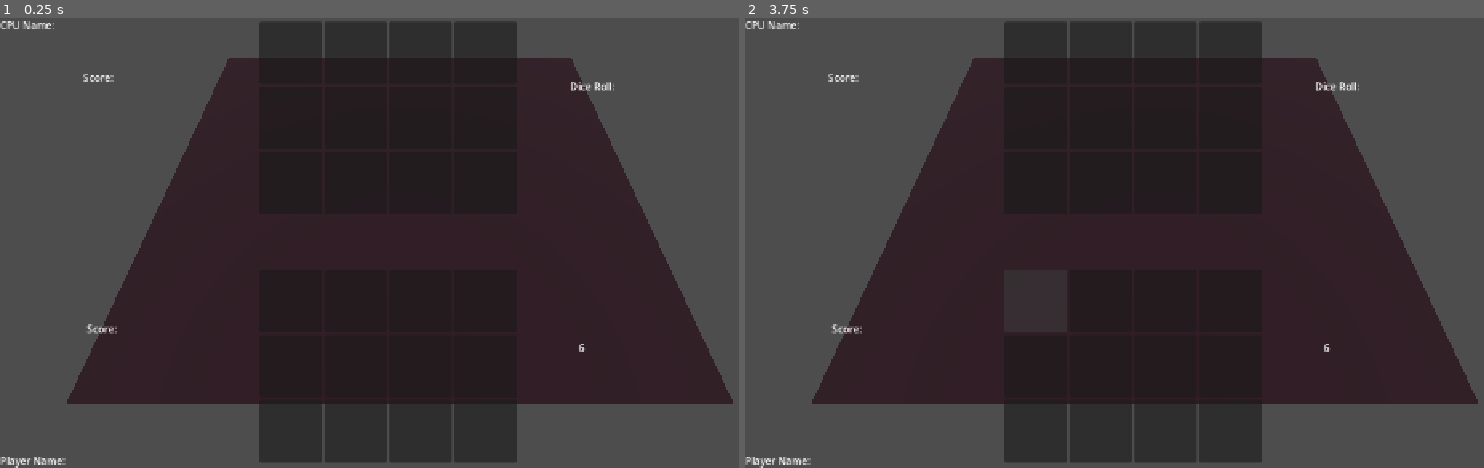
Above: before the commit, frames 1-2 (left to right).
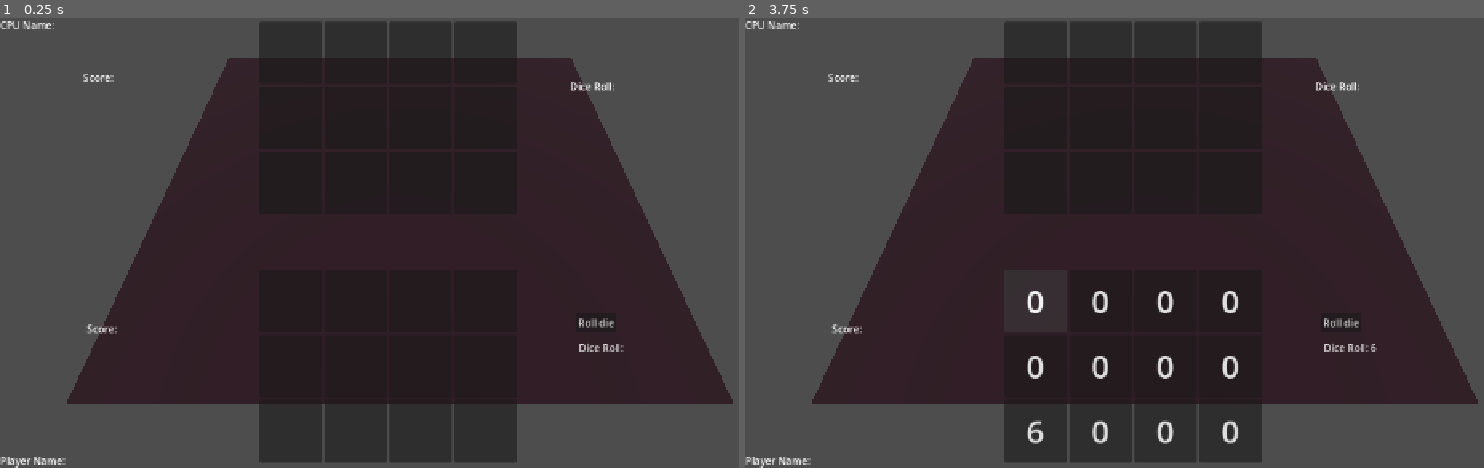
Above: after the commit, the same moments.

Repository: etbay/majingus-method
Game: Godot game, scene res://scenes/test_scene_logan.tscn
Two runs of this game, one before a commit and one after it. Both use one fixed random seed, a clock stepped at 60 frames per second and the inputs below.
Inputs (mouse positions are in pixels of both pictures, inside the frame that each line leads up to):
- Up to frame 1 (0.25 s): no input
- Up to frame 2 (3.75 s): click (1033, 301) at 0.52 s; click (1033, 364) at 1.27 s; click (1033, 432) at 2.02 s; click (1343, 324) at 2.75 s, where only the run after the commit has a clickable "Roll die"; click (1033, 301) at 3.52 s

The runs differ from the first frame. In frame 1, 0.1% of the frame differs, in the area x 78-85%, y 66-75%; in frame 2, 1.0%, in the area x 38-86%, y 60-95%.

Commit message:
game functions for the most part

Diff:
--- a/sci-fi-dungeon-game/scenes/test_scene_logan.tscn
+++ b/sci-fi-dungeon-game/scenes/test_scene_logan.tscn
@@ -42,8 +42,9 @@
 
 [node name="CanvasLayer" type="CanvasLayer" parent="." unique_id=1375700040]
 
-[node name="BoardSignalManager" type="Node" parent="CanvasLayer" unique_id=1243684422 node_paths=PackedStringArray("button_00", "button_10", "button_20", "button_30", "button_01", "button_11", "button_21", "button_31", "button_02", "button_12", "button_22", "button_32")]
+[node name="BoardSignalManager" type="Node" parent="CanvasLayer" unique_id=1243684422 node_paths=PackedStringArray("roll_button", "button_00", "button_10", "button_20", "button_30", "button_01", "button_11", "button_21", "button_31", "button_02", "button_12", "button_22", "button_32")]
 script = ExtResource("2_8sx4y")
+roll_button = NodePath("../Control/RollDie")
 button_00 = NodePath("../Control/Player1/VBoxContainer/Button")
 button_10 = NodePath("../Control/Player1/VBoxContainer2/Button")
 button_20 = NodePath("../Control/Player1/VBoxContainer3/Button")
@@ -283,3 +284,11 @@
 offset_right = 987.0
 offset_bottom = 121.0
 text = "Dice Roll: "
+
+[node name="RollDie" type="Button" parent="CanvasLayer/Control" unique_id=732836500]
+layout_mode = 0
+offset_left = 921.0
+offset_top = 472.0
+offset_right = 986.0
+offset_bottom = 503.0
+text = "Roll die"
--- a/sci-fi-dungeon-game/scripts/board.gd
+++ b/sci-fi-dungeon-game/scripts/board.gd
@@ -4,15 +4,18 @@
 const HEIGHT = 3
 var _board_array: Array[Array]
 
-func _ready() -> void:
-	_board_array.resize(WIDTH)
+func _init() -> void:
+	for x in range(0, WIDTH):
+		var column: Array[Die] = [null]
+		_board_array.append(column)
 	for array in _board_array:
 		array.resize(HEIGHT)
+		array.fill(Die.new(0))
 
 func place_dice(column: int, roll: Die) -> bool:
 	var placed: bool = false
 	for i in range(0, HEIGHT):
-		if (_board_array[column][i] == null):
+		if (_board_array[column][i].get_value() == 0):
 			_board_array[column][i] = roll
 			placed = true
 			break
@@ -51,3 +54,9 @@
 	for arr in _board_array:
 		for item in arr:
 			item = null
+
+func get_board_values() -> Array[Array]:
+	return _board_array
+
+func get_value_at(x: int, y: int) -> int:
+	return _board_array[x][y].get_value()
--- a/sci-fi-dungeon-game/scripts/board_signal_manager.gd
+++ b/sci-fi-dungeon-game/scripts/board_signal_manager.gd
@@ -1,6 +1,9 @@
 class_name BoardSignalManager extends Node
 
 signal coord_selected(int)
+signal roll_die()
+
+@export var roll_button: Button
 
 @export var button_00: Button
 @export var button_10: Button
@@ -17,9 +20,45 @@
 @export var button_22: Button
 @export var button_32: Button
 
-func _process(delta: float) -> void:
-	button_00.pressed.connect(_on_column_0_pressed)
+@export var player_score_text: Label
 
-func _on_column_0_pressed() -> void:
+@onready var _button_arr: Array[Array] = [[button_00, button_01, button_02], [button_10, button_11, button_12], [button_20, button_21, button_22], [button_30, button_31, button_32]]
+
+func _ready() -> void:
+	button_00.pressed.connect(_on_column_1_pressed)
+	button_01.pressed.connect(_on_column_1_pressed)
+	button_02.pressed.connect(_on_column_1_pressed)
+	button_10.pressed.connect(_on_column_2_pressed)
+	button_11.pressed.connect(_on_column_2_pressed)
+	button_12.pressed.connect(_on_column_2_pressed)
+	button_20.pressed.connect(_on_column_3_pressed)
+	button_21.pressed.connect(_on_column_3_pressed)
+	button_22.pressed.connect(_on_column_3_pressed)
+	button_30.pressed.connect(_on_column_4_pressed)
+	button_31.pressed.connect(_on_column_4_pressed)
+	button_32.pressed.connect(_on_column_4_pressed)
+	roll_button.pressed.connect(_on_roll_pressed)
+
+#func _process(delta: float) -> void:
+	#
+
+
+func _on_column_1_pressed() -> void:
+	emit_signal("coord_selected", 0)
+
+func _on_column_2_pressed() -> void:
 	emit_signal("coord_selected", 1)
-	pass
+
+func _on_column_3_pressed() -> void:
+	emit_signal("coord_selected", 2)
+
+func _on_column_4_pressed() -> void:
+	emit_signal("coord_selected", 3)
+
+func _on_roll_pressed() -> void:
+	emit_signal("roll_die")
+
+func display_score(board: Board) -> void:
+	for i in range(0, board.WIDTH):
+		for j in range(0, board.HEIGHT):
+			_button_arr[i][board.HEIGHT - 1 - j].text = str(board.get_value_at(i,j))
--- a/sci-fi-dungeon-game/scripts/game_manager.gd
+++ b/sci-fi-dungeon-game/scripts/game_manager.gd
@@ -1,7 +1,4 @@
 class_name GameManager extends Node
-
-var player: Board
-var cpu: Board
 
 @export var player_score: Label
 @export var CPU_score: Label
@@ -10,6 +7,9 @@
 @export var CPU_dice_roll: Label
 
 @export var b: BoardSignalManager
+
+@onready var player: Board = Board.new()
+@onready var cpu: Board = Board.new()
 
 var turn_in_progress: bool = false
 
@@ -26,16 +26,21 @@
 	pass
 
 func player_turn() -> void:
-	var die := Die.new()
+	var die := Die.new(0)
+	await(b.roll_die)
 	die.roll_die()
 	# tell the player their roll
-	player_dice_roll.text = str(die.get_value())
+	player_dice_roll.text = "Dice Roll: " + str(die.get_value())
 
 	# await input for which column they place the die on the board
-	var res = await b.coord_selected
-
+	var placed: bool = false
+	while (!placed):
+		var res = await b.coord_selected
+		placed = player.place_dice(res, die)
 
 	# display score
+	b.display_score(player)
+	turn_in_progress = false # end turn
 #
 #func _on_coord_selected(coords: Array) -> void:
 	#pass
--- a/sci-fi-dungeon-game/scripts/placed_dice.gd
+++ b/sci-fi-dungeon-game/scripts/placed_dice.gd
@@ -3,6 +3,9 @@
 var _value: int = 1
 var _faces: Array = [1, 2, 3, 4, 5, 6]
 var position: Array = [0, 0]
+
+func _init(value: int):
+	_value = value
 
 func get_value() -> int:
 	return _value
